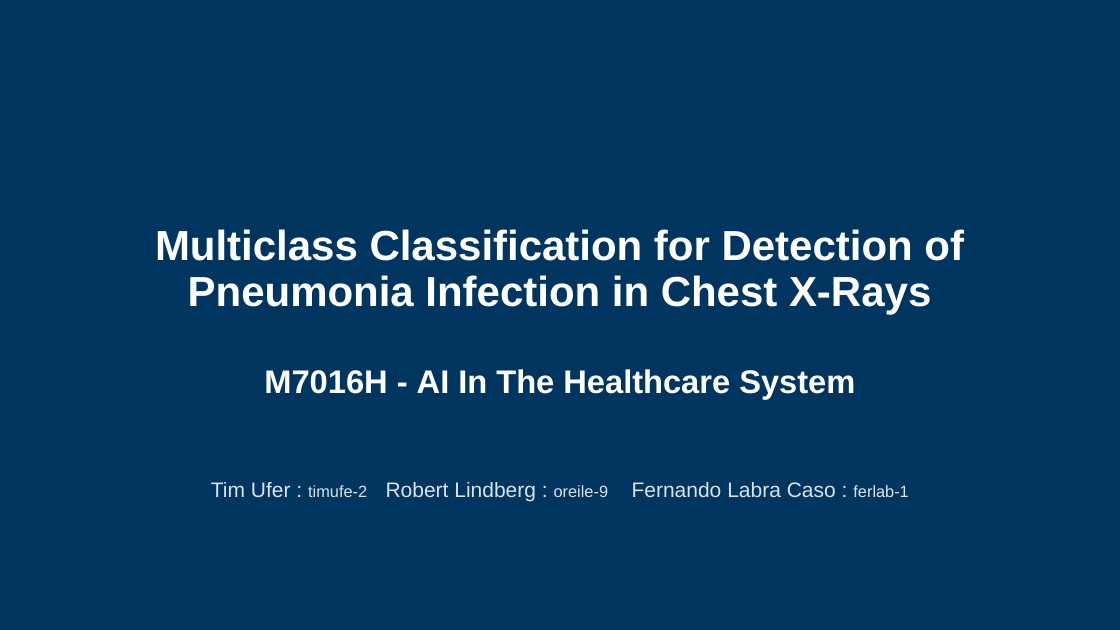
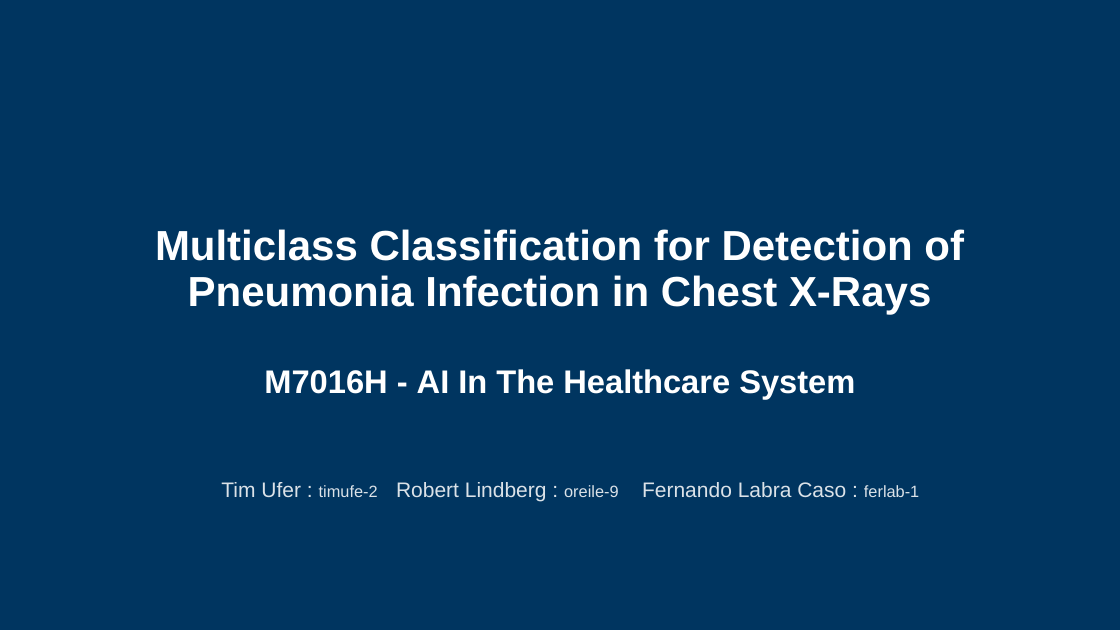
Before and after one commit to fernand0labra/ltu-M7016H, a slide deck: slide 1 of docs/presentation.pptx. Drawn at 1120x630 pixels with LibreOffice and Linux fonts; fonts in the diff are those of the drawing; background and template pictures are left out. Boxes give left, top, right and bottom in pixels: in the first picture for what was removed or moved away, otherwise in the second. Text is boxed around its words. In the diff, an @@ line names an element or a change of style, - is before the commit and + after.

```diff
--- a/docs/presentation.pptx
+++ b/docs/presentation.pptx
@@ subtitle "Tim Ufer : timufe-2 Robert ..." at [221,482,919,502]: indent changed @@
```
Also in this commit, not shown: 16 other slides changed, 1 slide removed.
